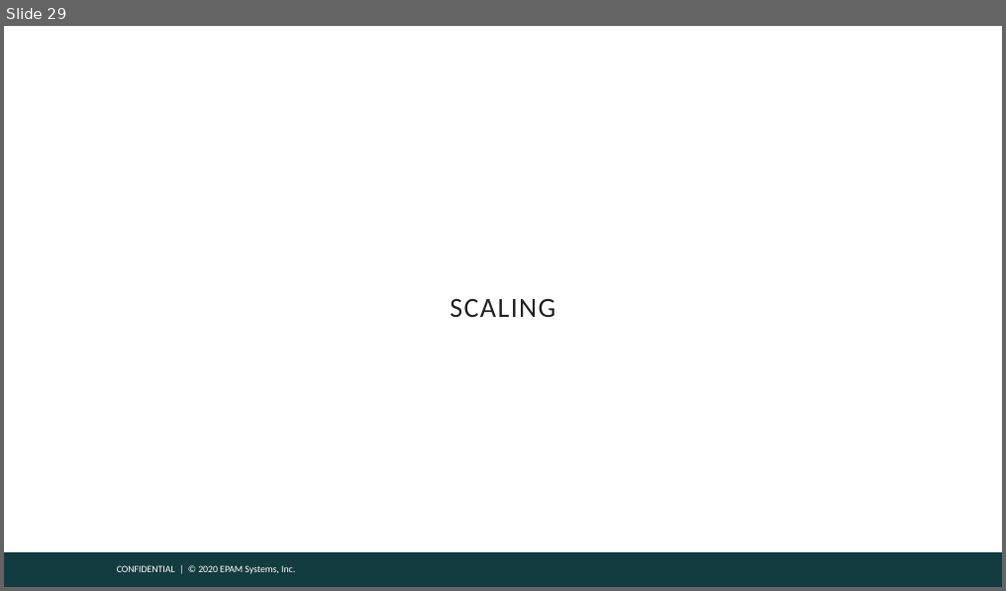
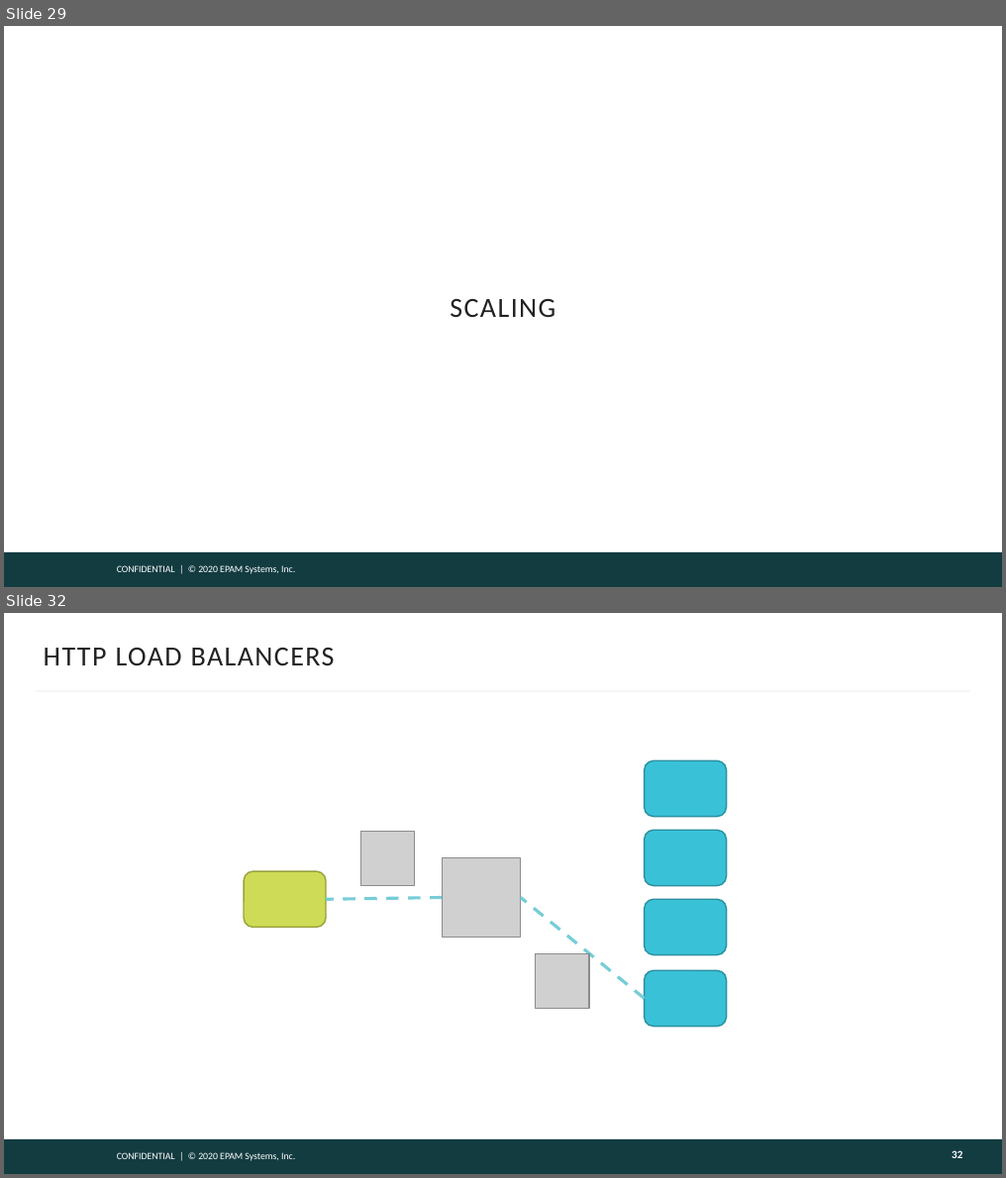
Before and after one commit to gitaroktato/introduction-to-microservices, a slide deck: lecture_3_microservice_patterns.pptx. Shown one above the other, each under a label of ours: slide 29 before the commit, slides 29 and 32 after it; the slides between them are not shown. The pictures are 1006x591 and 1006x1178 pixels, drawn with LibreOffice and Linux fonts; fonts in the diff are those of the drawing; grey boxes stand for pictures; background and template pictures are left out. Boxes give left, top, right and bottom in pixels: in the first picture for what was removed or moved away, otherwise in the second. Text is boxed around its words. In the diff, an @@ line names an element or a change of style, - is before the commit and + after.

```diff
--- a/lecture_3_microservice_patterns.pptx
+++ b/lecture_3_microservice_patterns.pptx
@@ slide 32 added at (x1=4, y1=613, x2=1002, y2=1174), background #FFFFFF; not listed: 2 template elements that a slide beside it also shows @@
@@ title added at (x1=44, y1=648, x2=335, y2=665), 20 pt, text #222222 @@
+HTTP LOAD BALANCERS
@@ line added from (36, 691) to (970, 691), #F5F5F5 1.5 pt @@
@@ rounded rectangle added at (x1=645, y1=761, x2=727, y2=817), fill #39C2D7, outline #2A909F 1 pt @@
@@ picture added at (x1=360, y1=832, x2=414, y2=885) @@
@@ rounded rectangle added at (x1=645, y1=831, x2=727, y2=886), fill #39C2D7, outline #2A909F 1 pt @@
@@ rounded rectangle added at (x1=244, y1=871, x2=326, y2=928), fill #CEDB56, outline #98A240 1 pt @@
@@ picture added at (x1=443, y1=859, x2=521, y2=938) @@
@@ line added from (443, 897) to (326, 899), #76CDD8 2.25 pt dashed @@
@@ line added from (645, 998) to (521, 897), #76CDD8 2.25 pt dashed @@
@@ rounded rectangle added at (x1=645, y1=899, x2=727, y2=956), fill #39C2D7, outline #2A909F 1 pt @@
@@ picture added at (x1=535, y1=955, x2=589, y2=1008) @@
@@ rounded rectangle added at (x1=645, y1=970, x2=727, y2=1026), fill #39C2D7, outline #2A909F 1 pt @@
@@ page number added at (x1=951, y1=1151, x2=962, y2=1158), 8 pt, text #FEFEFE, bold @@
+32
```
Also in this commit, not shown: 14 other slides added.
